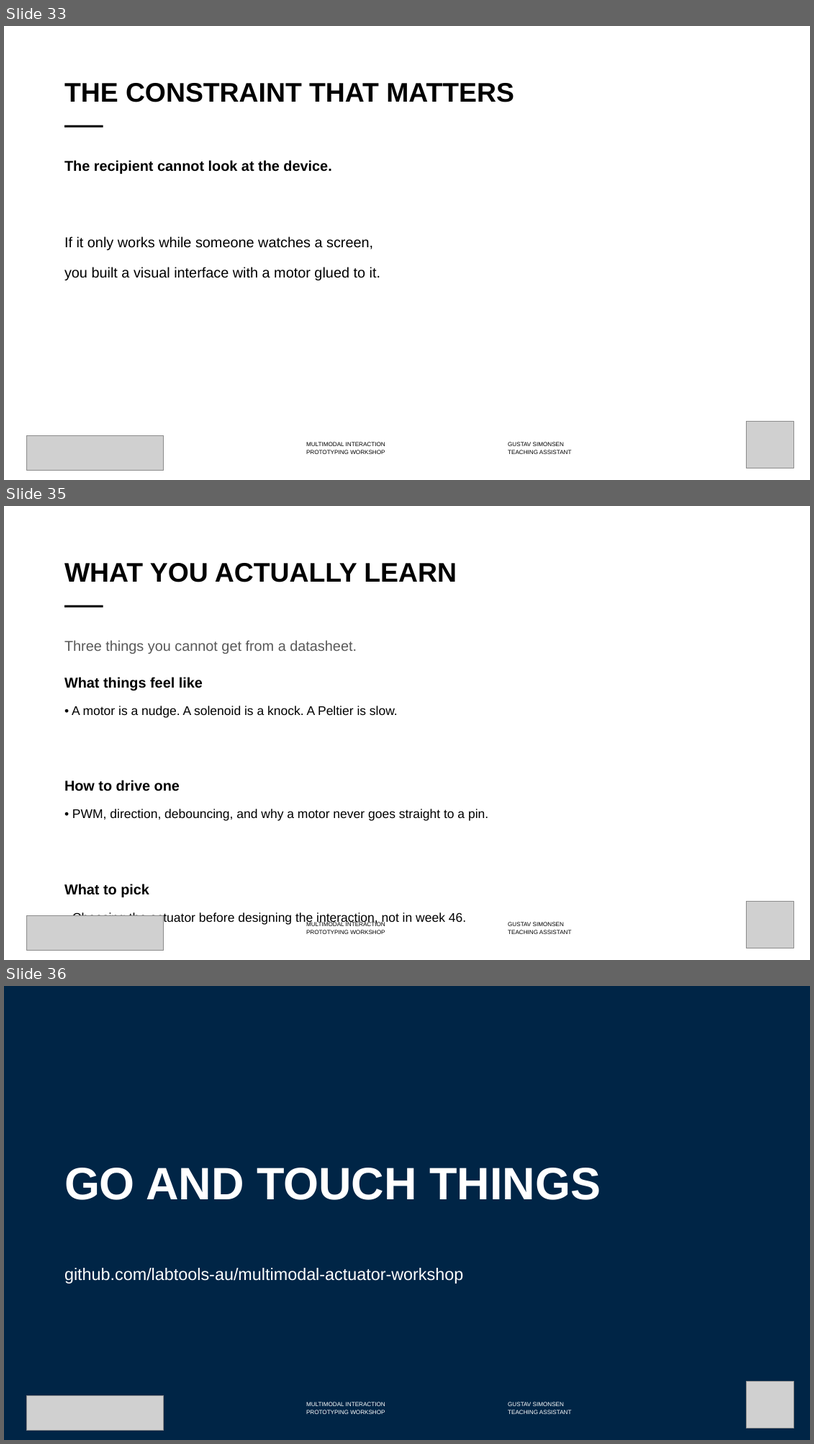
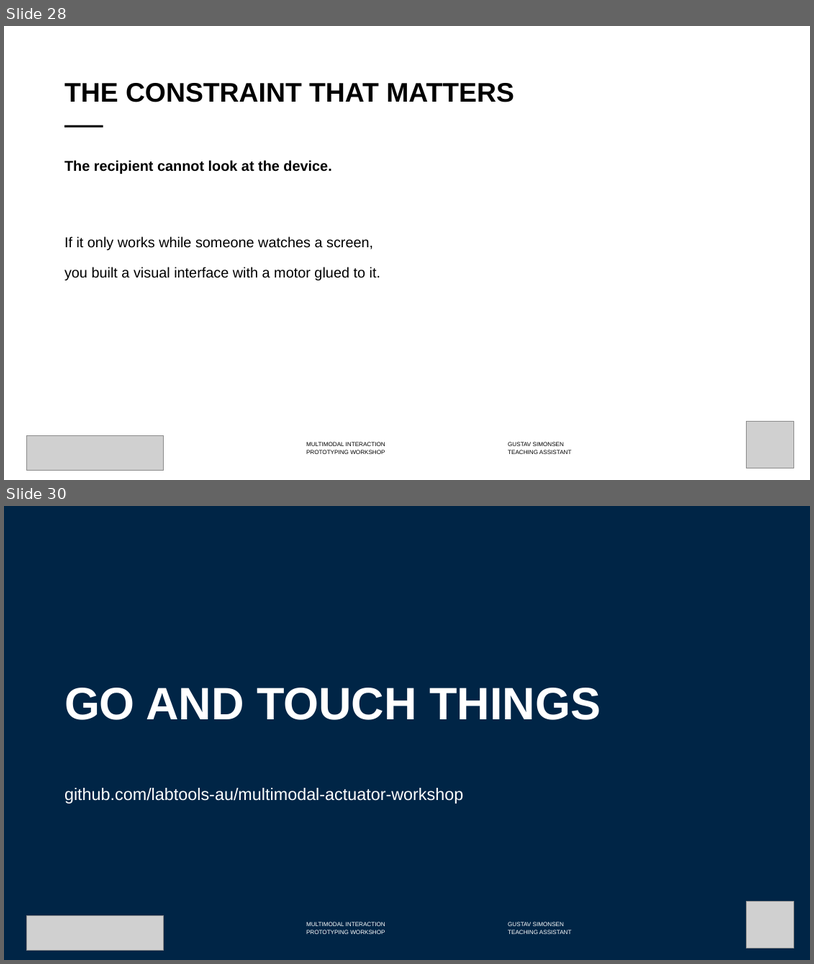
Before and after one commit to labtools-au/multimodal-actuator-workshop, a slide deck: docs/multimodal-actuator-workshop.pptx. Shown one above the other, each under a label of ours: slides 33, 35 and 36 before the commit, slides 28 and 30 after it; the slides between them are not shown. The pictures are 814x1444 and 814x964 pixels, drawn with LibreOffice and Linux fonts; fonts in the diff are those of the drawing; grey boxes stand for pictures; background and template pictures are left out. Boxes give left, top, right and bottom in pixels: in the first picture for what was removed or moved away, otherwise in the second. Text is boxed around its words. In the diff, an @@ line names an element or a change of style, - is before the commit and + after.

```diff
--- a/docs/multimodal-actuator-workshop.pptx
+++ b/docs/multimodal-actuator-workshop.pptx
@@ slide 35 removed at [4, 506, 810, 960], background #FFFFFF; not listed: 3 template elements that a slide beside it also shows @@
@@ title removed at [64, 563, 457, 582] @@
-WHAT YOU ACTUALLY LEARN
@@ text removed at [64, 640, 489, 925] @@
-Three things you cannot get from a datasheet.
-What things feel like
-• A motor is a nudge. A solenoid is a knock. A Peltier is slow.
-How to drive one
-• PWM, direction, debouncing, and why a motor never goes straight to a pin.
-What to pick
-• Choosing the actuator before designing the interaction, not in week 46.
@@ picture removed at [27, 915, 164, 950] @@
@@ picture removed at [747, 901, 794, 948] @@
@@ what was slide 33 is now slide 28 @@
@@ what was slide 36 is now slide 30 @@
```
Also in this commit, not shown: 3 slides changed, 5 other slides removed, 4 other files.
